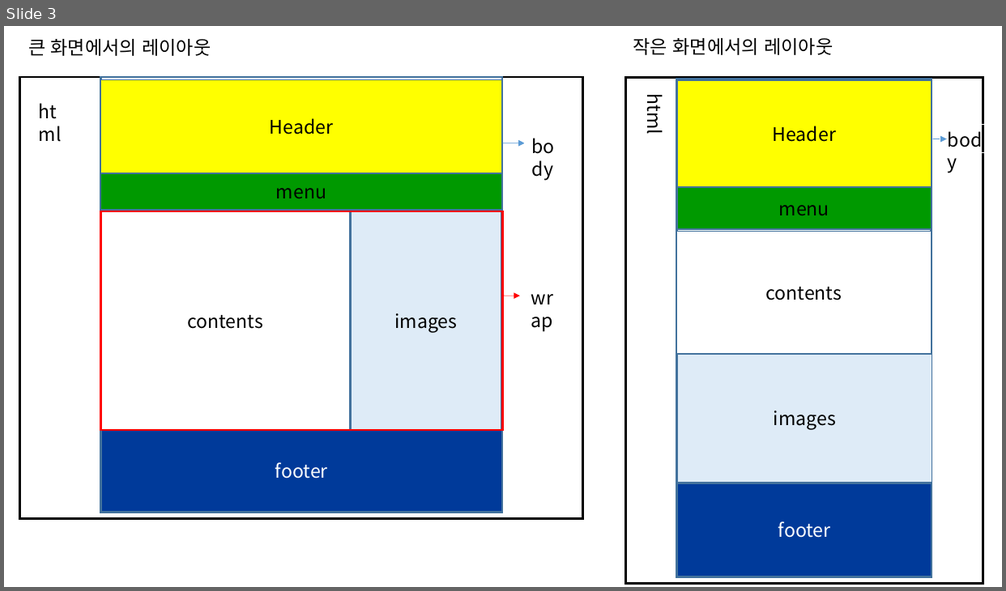
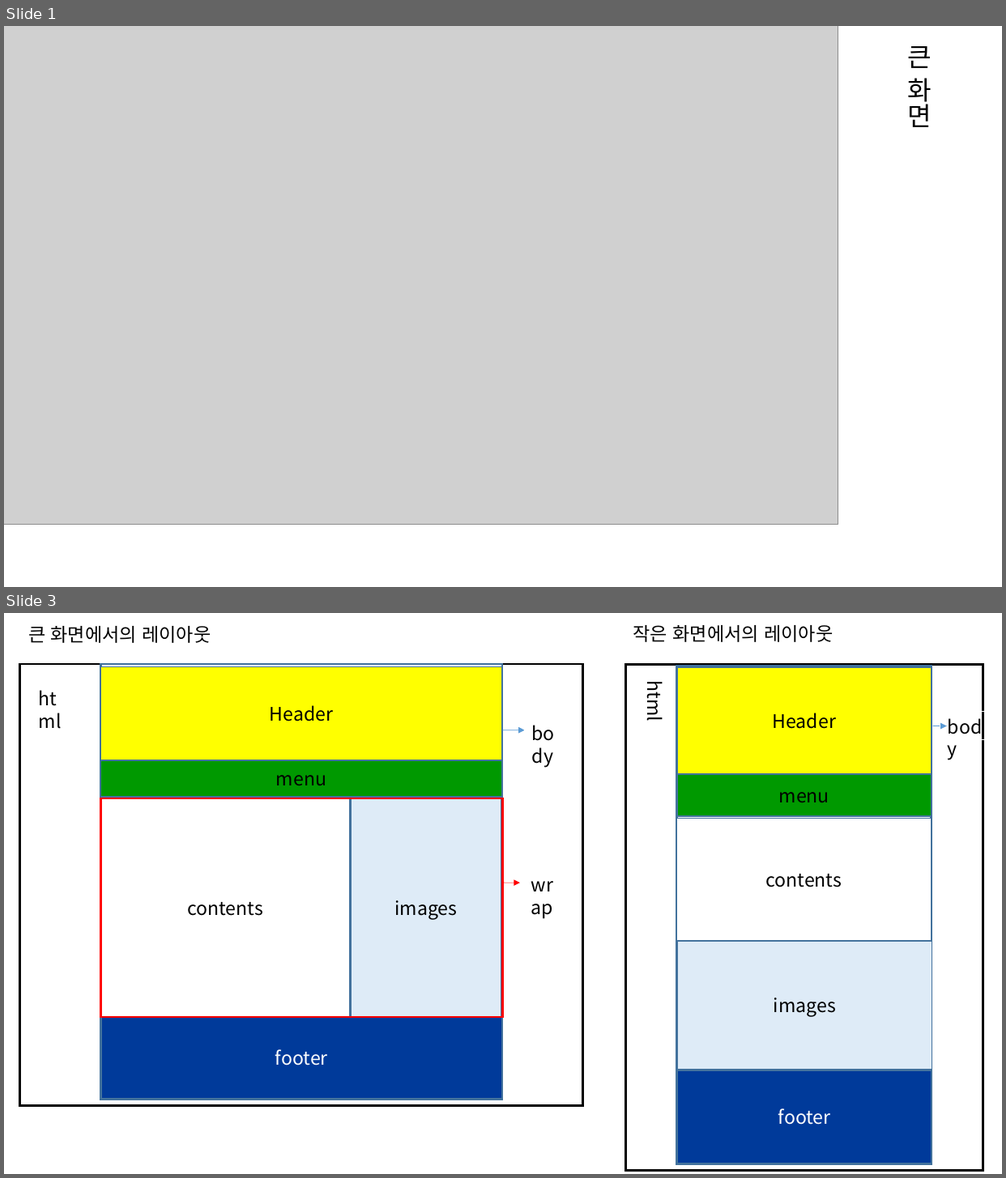
Before and after one commit to sdfbscxz/Joandora, a slide deck: Joandora.pptx. Shown one above the other, each under a label of ours: slide 3 before the commit, slides 1 and 3 after it; the slides between them are not shown. The pictures are 1006x591 and 1006x1178 pixels, drawn with LibreOffice and Linux fonts; fonts in the diff are those of the drawing; grey boxes stand for pictures. Boxes give left, top, right and bottom in pixels: in the first picture for what was removed or moved away, otherwise in the second. Text is boxed around its words. In the diff, an @@ line names an element or a change of style, - is before the commit and + after.

```diff
--- a/Joandora.pptx
+++ b/Joandora.pptx
@@ slide 1 added at (x1=4, y1=26, x2=1002, y2=587), background #FFFFFF @@
@@ picture added at (x1=4, y1=26, x2=838, y2=525) @@
@@ text added at (x1=908, y1=46, x2=932, y2=127), 25 pt, text #000000 @@
+큰 화면
```
Also in this commit, not shown: 1 other slide added, 2 slides removed.
